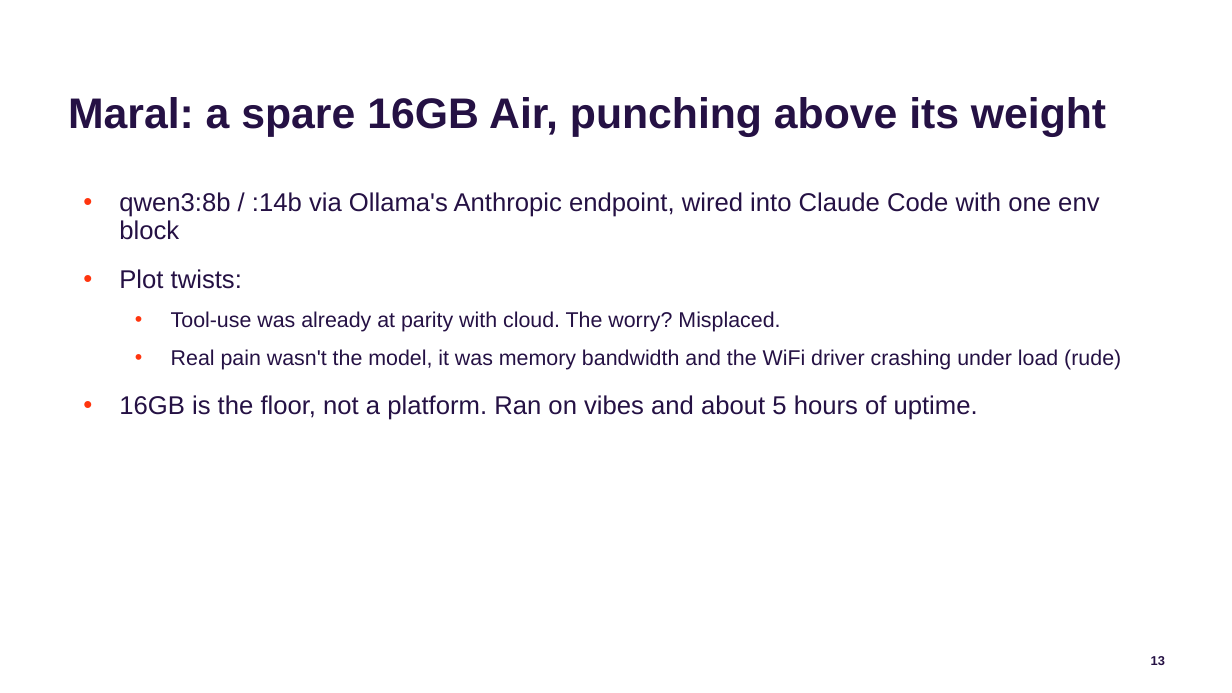
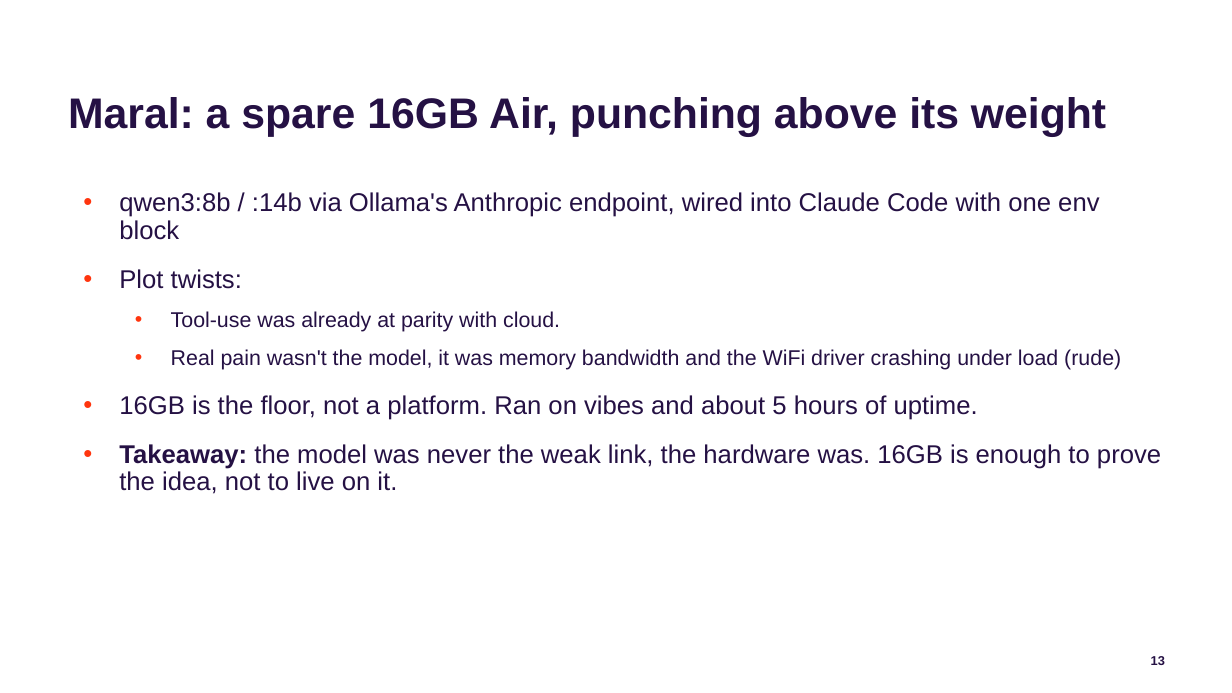
Before and after one commit to jconnolly/local-llm-pi5, a slide deck: slide 13 of local-llm-datasociety.pptx. Drawn at 1232x693 pixels with LibreOffice and Linux fonts; fonts in the diff are those of the drawing; background and template pictures are left out. Boxes give left, top, right and bottom in pixels: in the first picture for what was removed or moved away, otherwise in the second. Text is boxed around its words. In the diff, an @@ line names an element or a change of style, - is before the commit and + after.

```diff
--- a/local-llm-datasociety.pptx
+++ b/local-llm-datasociety.pptx
@@ text at box(171, 311, 560, 332): text changed @@
-  • Tool-use was already at parity with cloud. The worry? Misplaced.
+  • Tool-use was already at parity with cloud.
@@ text at box(119, 444, 1161, 494): paragraph added @@
+• Takeaway: the model was never the weak link, the hardware was. 16GB is enough to prove the idea, not to live on it.
```
Also in this commit, not shown: 2 other slides changed, 3 other files.
